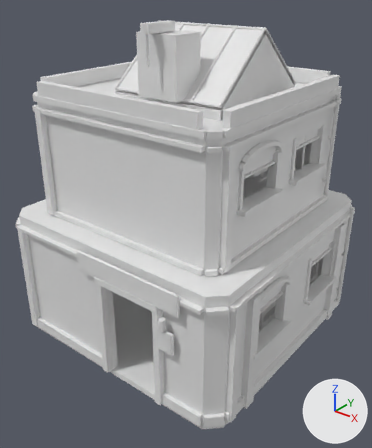
Before and after pictures for a commit that changed the OBJ model assets/tts/vanta-freeport-architecture-r2/bondloft-s3.obj.
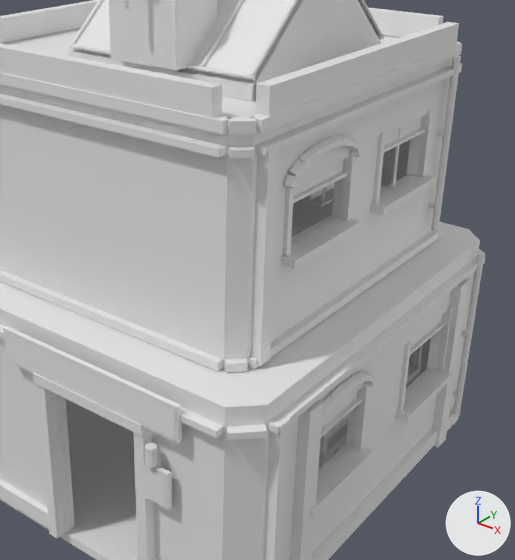
Old and new are each drawn whole from a camera (50 mm lens) standing at (6.37, -8.05, 7.29) and looking at (0.21, -0.35, 2.51) and again close up on the part from 20% to 100% of the width and 14% to 86% of the height. The axes (+X, +Y, +Z) are drawn at lower right. The lights are the same throughout. The older version's two pictures come first. Where no turn or scale is listed for an object, it has been applied to the vertices.

The scene before the commit, as lines of its bpy script (objects in view):
```python
me_bondloft_s3 = bpy.data.meshes.new('bondloft-s3')
me_bondloft_s3.from_pydata(...)  # 3696 vertices, 6114 faces; spans x -2.79..2.85, y -2.84..2.81, z -0.01..6.61
ob_bondloft_s3 = bpy.data.objects.new('bondloft-s3', me_bondloft_s3)
ob_bondloft_s3.location = (0.0, 0.0, 0.0)
```
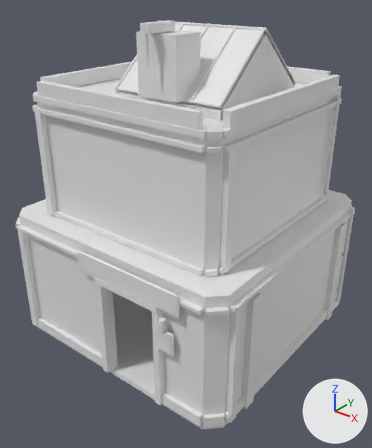
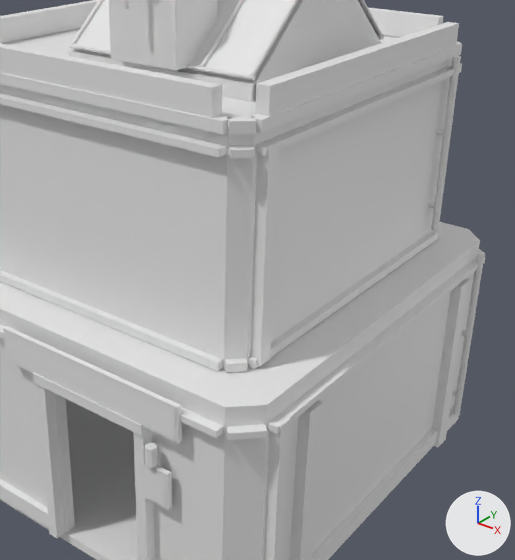
What the commit changed:
me_bondloft_s3 is used by ob_bondloft_s3; location (0.0, 0.0, 0.0).
me_bondloft_s3 had 3696 vertices, 6114 faces and spanned x -2.79..2.85, y -2.84..2.81, z -0.01..6.61.
me_bondloft_s3 now has 3566 vertices, 5862 faces and spans x -2.79..2.85, y -2.84..2.81, z -0.01..6.61.
me_bondloft_s3 part 1: 37 loose pieces with 364 vertices, spanning x 2.08..2.85, y -1.74..1.7, z 1.16..4.8, are deleted.
Other edits to the shape of me_bondloft_s3 do not show in these pictures.

Location of each change, (x1, y1, x2, y2) in pixels of the close-ups (515 x 560 px):
part 1 of me_bondloft_s3, deleted
    before: (280, 110, 454, 517)
